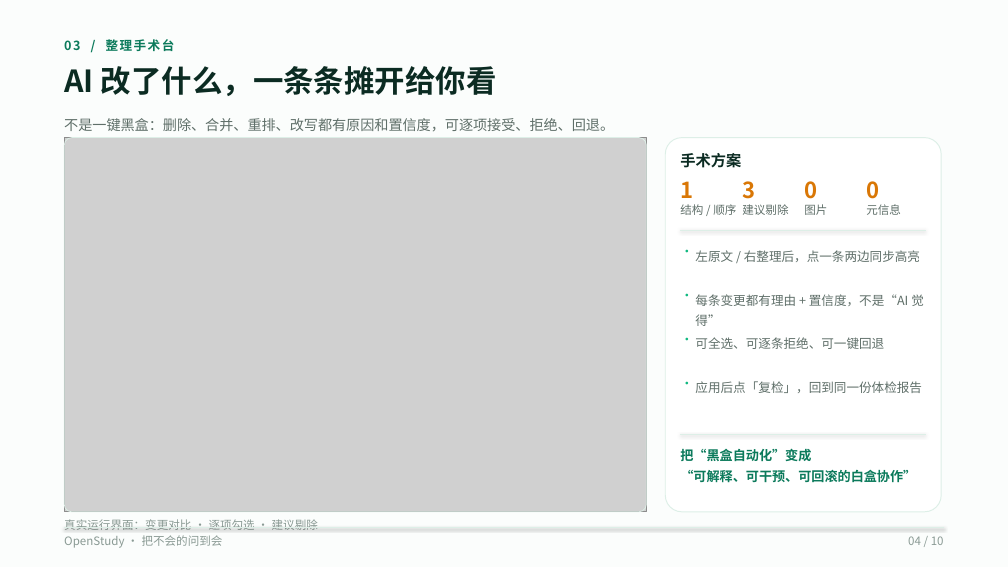
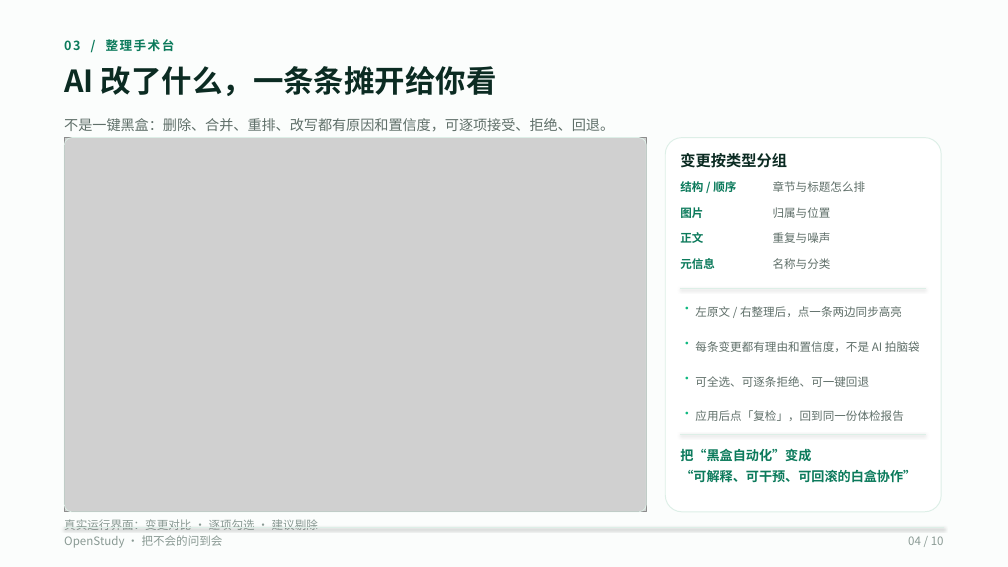
Before and after one commit to wufeng1234567/openstudy-fastapi-ts, a slide deck: slide 4 of doc/competition/OpenStudy-10页-V3-码道版.pptx. Drawn at 1008x567 pixels with LibreOffice and Linux fonts; fonts in the diff are those of the drawing; grey boxes stand for pictures. Boxes give left, top, right and bottom in pixels: in the first picture for what was removed or moved away, otherwise in the second. Text is boxed around its words. In the diff, an @@ line names an element or a change of style, - is before the commit and + after.

```diff
--- a/doc/competition/OpenStudy-10页-V3-码道版.pptx
+++ b/doc/competition/OpenStudy-10页-V3-码道版.pptx
@@ text "结构 / 顺序": place and size @@
-text "结构 / 顺序" at <box>680,204,736,215</box>
+text "结构 / 顺序" at <box>680,179,736,195</box>
@@ text at <box>680,153,787,168</box>: text changed @@
-手术方案
+变更按类型分组
@@ text "图片": place and size @@
-text "图片" at <box>804,204,827,215</box>
+text "图片" at <box>680,207,703,218</box>
@@ text removed at <box>680,181,693,198</box> @@
-1
@@ text removed at <box>742,181,755,199</box> @@
-3
@@ text at <box>773,207,831,218</box>: text changed @@
-建议剔除
+归属与位置
@@ text added at <box>773,181,866,192</box>, 11 pt, text #5F6F69 @@
+章节与标题怎么排
@@ text removed at <box>804,181,817,199</box> @@
-0
@@ text removed at <box>866,181,879,199</box> @@
-0
@@ text added at <box>680,232,703,243</box>, 11 pt, text #0B7A5B, bold @@
+正文
@@ text added at <box>773,232,831,243</box>, 11 pt, text #5F6F69 @@
+重复与噪声
@@ text colour #5F6F69 to #0B7A5B, bold on in 3 elements at <box>680,179,736,195</box>, <box>680,207,703,218</box>, <box>680,258,715,269</box> @@
@@ text "元信息": place and size @@
-text "元信息" at <box>866,204,901,215</box>
+text "元信息" at <box>680,258,715,269</box>
@@ text added at <box>773,258,831,269</box>, 11 pt, text #5F6F69 @@
+名称与分类
@@ line moved from (681, 230) - (926, 230) to (681, 289) - (926, 289) @@
@@ text "·": place and size @@
-text "·" at <box>681,243,691,259</box>
+text "·" at <box>681,301,691,316</box>
@@ size 12 to 11 pt; line spacing 1.35 to 1.3 in 3 elements at <box>695,410,903,421</box>, <box>695,376,869,387</box>, <box>695,306,902,317</box> @@
@@ text "左原文 / 右整理后，点一条两边同步高亮": place and size @@
-text "左原文 / 右整理后，点一条两边同步高亮" at <box>695,250,920,262</box>
+text "左原文 / 右整理后，点一条两边同步高亮" at <box>695,306,902,317</box>
@@ text "·": place and size @@
-text "·" at <box>681,287,691,302</box>
+text "·" at <box>681,336,691,351</box>
@@ text at <box>695,341,920,352</box>: text changed; size 12 to 11 pt @@
-每条变更都有理由 + 置信度，不是“AI 觉得”
+每条变更都有理由和置信度，不是 AI 拍脑袋
@@ text "·": place and size @@
-text "·" at <box>681,331,691,346</box>
+text "·" at <box>681,371,691,386</box>
@@ text "可全选、可逐条拒绝、可一键回退": place and size @@
-text "可全选、可逐条拒绝、可一键回退" at <box>695,337,884,349</box>
+text "可全选、可逐条拒绝、可一键回退" at <box>695,376,869,387</box>
@@ text "·": place and size @@
-text "·" at <box>681,375,691,390</box>
+text "·" at <box>681,405,691,420</box>
@@ text "应用后点「复检」，回到同一份体检报告": place and size @@
-text "应用后点「复检」，回到同一份体检报告" at <box>695,381,922,393</box>
+text "应用后点「复检」，回到同一份体检报告" at <box>695,410,903,421</box>
```
Also in this commit, not shown: 6 other slides changed, 4 other files.
